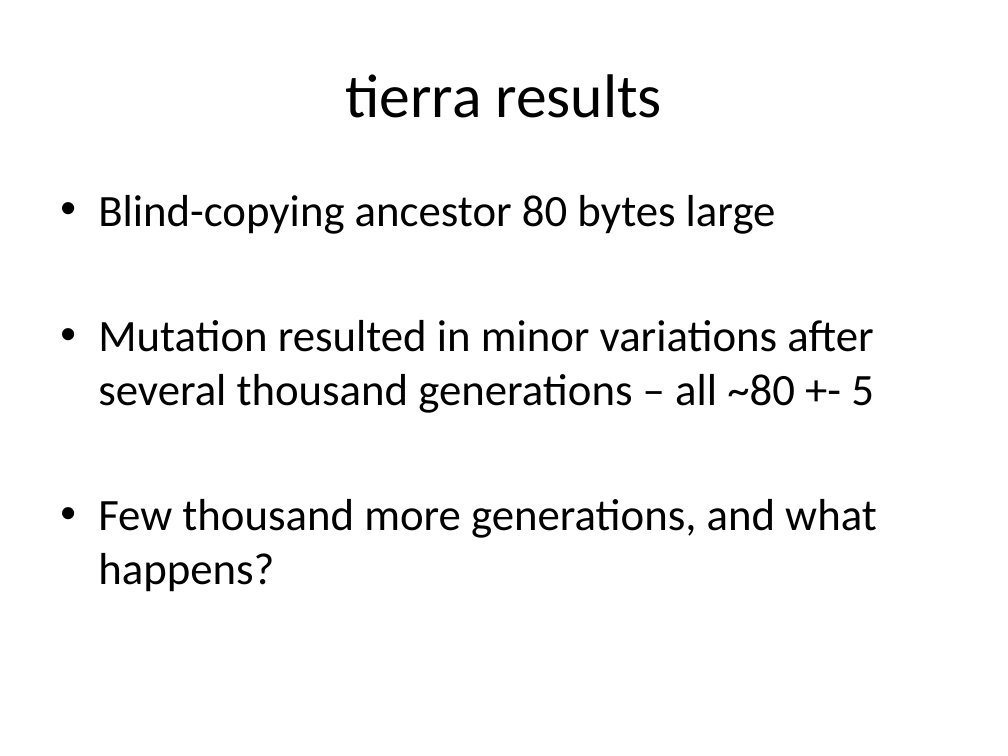
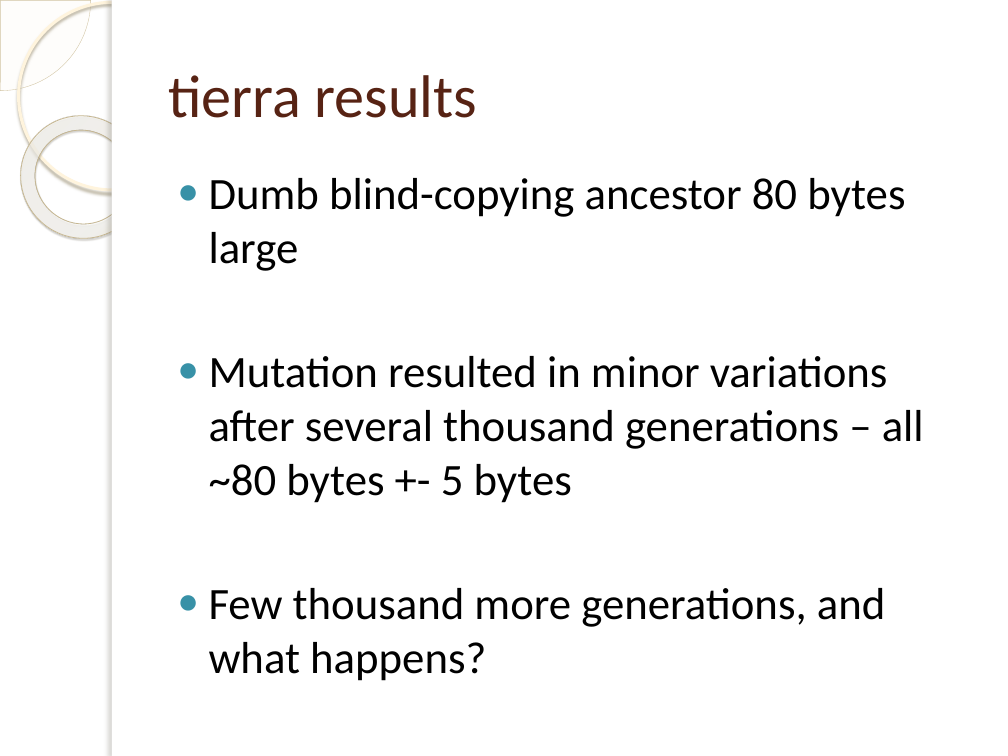
Before and after one commit to mallyvai/4holland, a slide deck: slide 8 of tierra.pptx. Drawn at 1008x756 pixels with LibreOffice and Linux fonts; fonts in the diff are those of the drawing; background and template pictures are left out. Boxes give left, top, right and bottom in pixels: in the first picture for what was removed or moved away, otherwise in the second. Text is boxed around its words. In the diff, an @@ line names an element or a change of style, - is before the commit and + after.

```diff
--- a/tierra.pptx
+++ b/tierra.pptx
@@ pie slice (boxed as its full ellipse) added at <box>0,0,91,91</box>, fill #FEFAF4 at 33% opacity, outline #D3C39F 0.25 pt @@
@@ ellipse added at <box>18,2,206,190</box>, outline #FFF5DE 2.15 pt @@
@@ rectangle added at <box>112,0,1008,756</box>, fill #FFFFFF @@
@@ rectangle added at <box>112,0,120,756</box>, fill #FFFFFF @@
@@ title "tierra results": place and size @@
-title "tierra results" at <box>345,74,662,118</box>
+title "tierra results" at <box>168,75,478,118</box>
@@ title "tierra results" at <box>168,75,478,118</box>: size 44 to 43 pt, text colour #000000 to #572314; alignment centre to left @@
@@ donut added at <box>0,91,169,263</box>, fill gradient #FFFCF6 to #FFFEFB to #F0D28E, outline #C7B893 0.58 pt @@
@@ text "Dumb blind-copying ancestor 80 bytes ...": place and size @@
-text "Dumb blind-copying ancestor 80 bytes ..." at <box>98,195,877,592</box>
+text "Dumb blind-copying ancestor 80 bytes ..." at <box>209,178,924,681</box>
@@ text at <box>209,178,924,503</box>: text changed @@
-• Blind-copying ancestor 80 bytes large
-• Mutation resulted in minor variations after several thousand generations – all ~80 +- 5
+● Dumb blind-copying ancestor 80 bytes large
+● Mutation resulted in minor variations after several thousand generations – all ~80 bytes +- 5 bytes
@@ text at <box>209,588,886,681</box>: bullet • to ● @@
```
Also in this commit, not shown: 10 other slides changed, 7 slides added, 3 slides removed.
